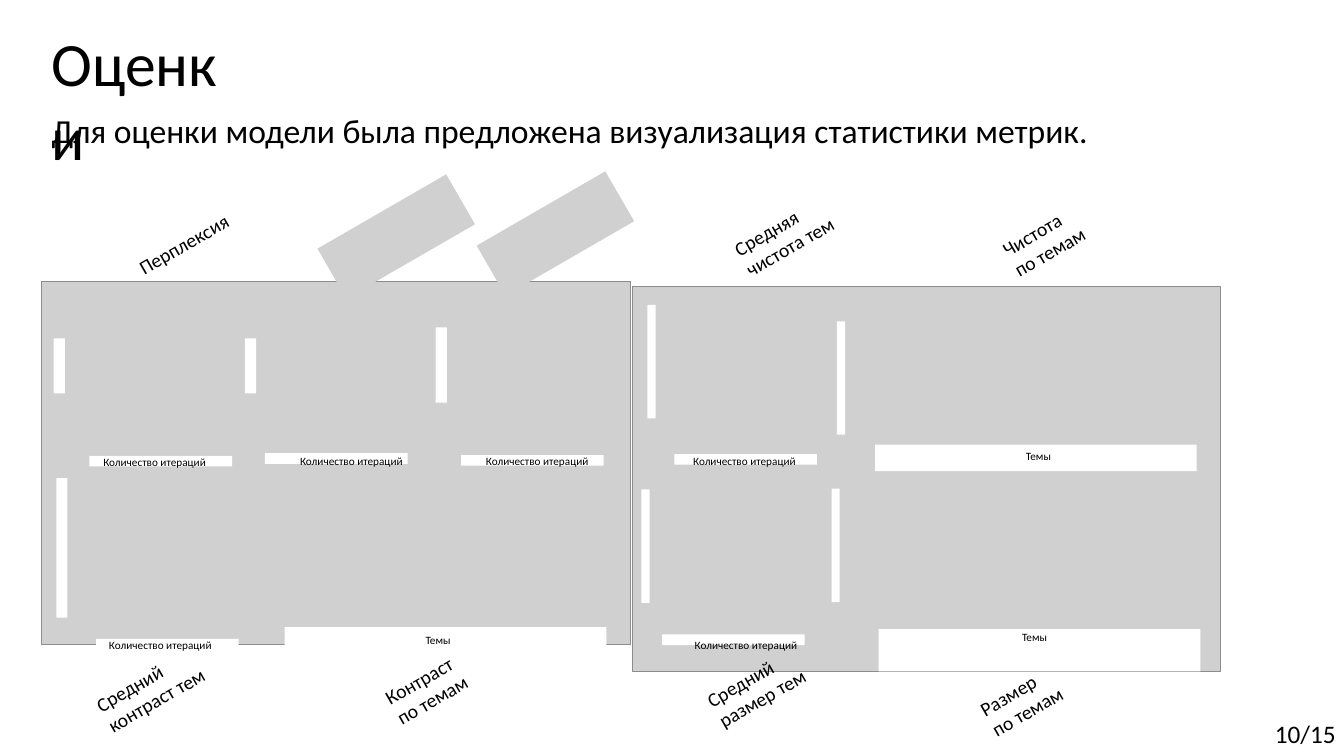
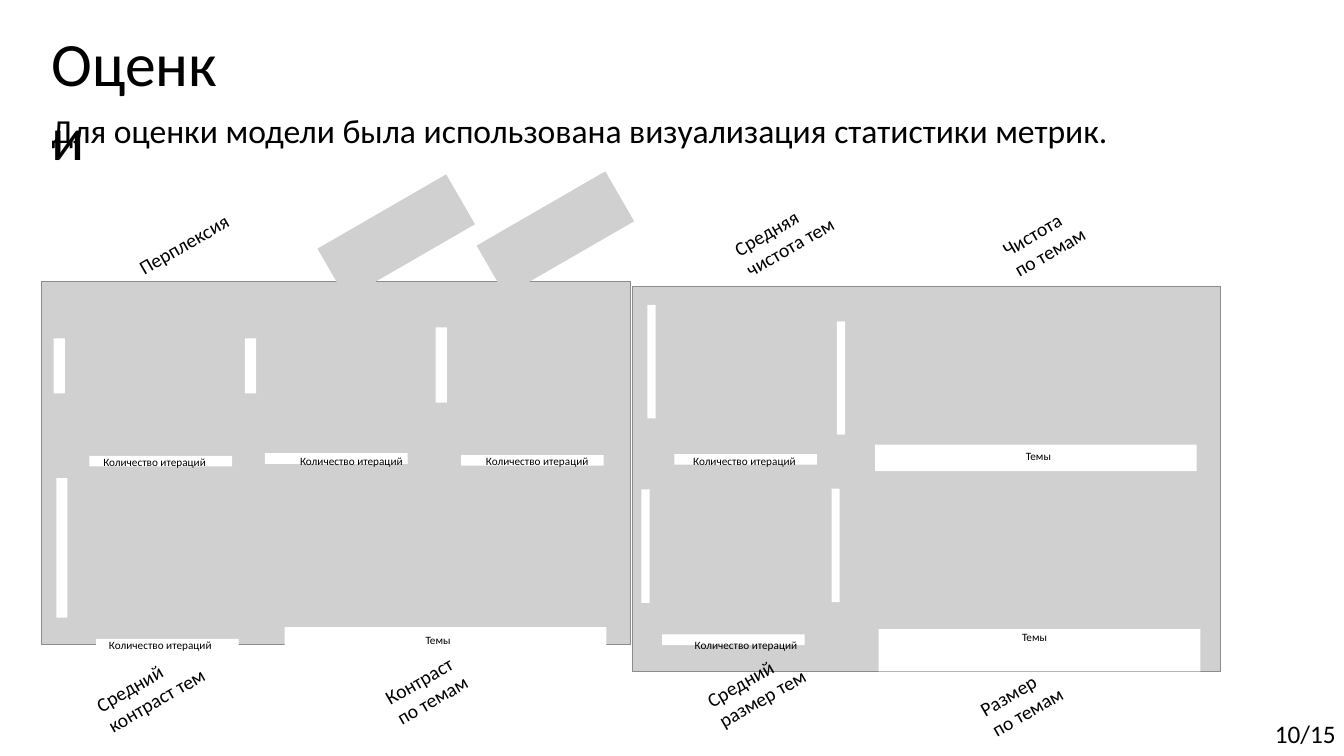
Before and after one commit to Kirmark/bachelor-qualification-work, a slide deck: slide 10 of presentation/presentation.pptx. Drawn at 1344x756 pixels with LibreOffice and Linux fonts; fonts in the diff are those of the drawing; grey boxes stand for pictures. Boxes give left, top, right and bottom in pixels: in the first picture for what was removed or moved away, otherwise in the second. Text is boxed around its words. In the diff, an @@ line names an element or a change of style, - is before the commit and + after.

```diff
--- a/presentation/presentation.pptx
+++ b/presentation/presentation.pptx
@@ text at (x1=52, y1=120, x2=1107, y2=151): text changed @@
-Для оценки модели была предложена визуализация статистики метрик.
+Для оценки модели была использована визуализация статистики метрик.
```
Also in this commit, not shown: 8 other slides changed, 15 other files.
